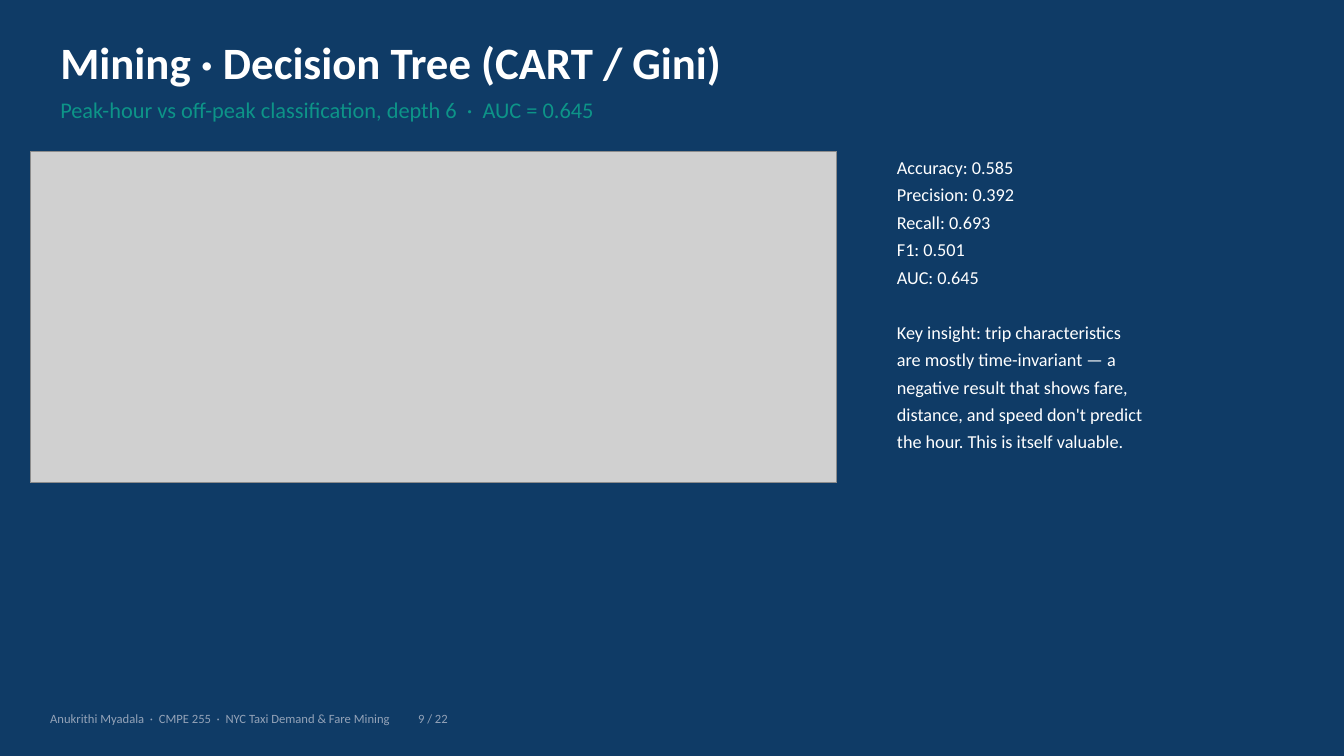
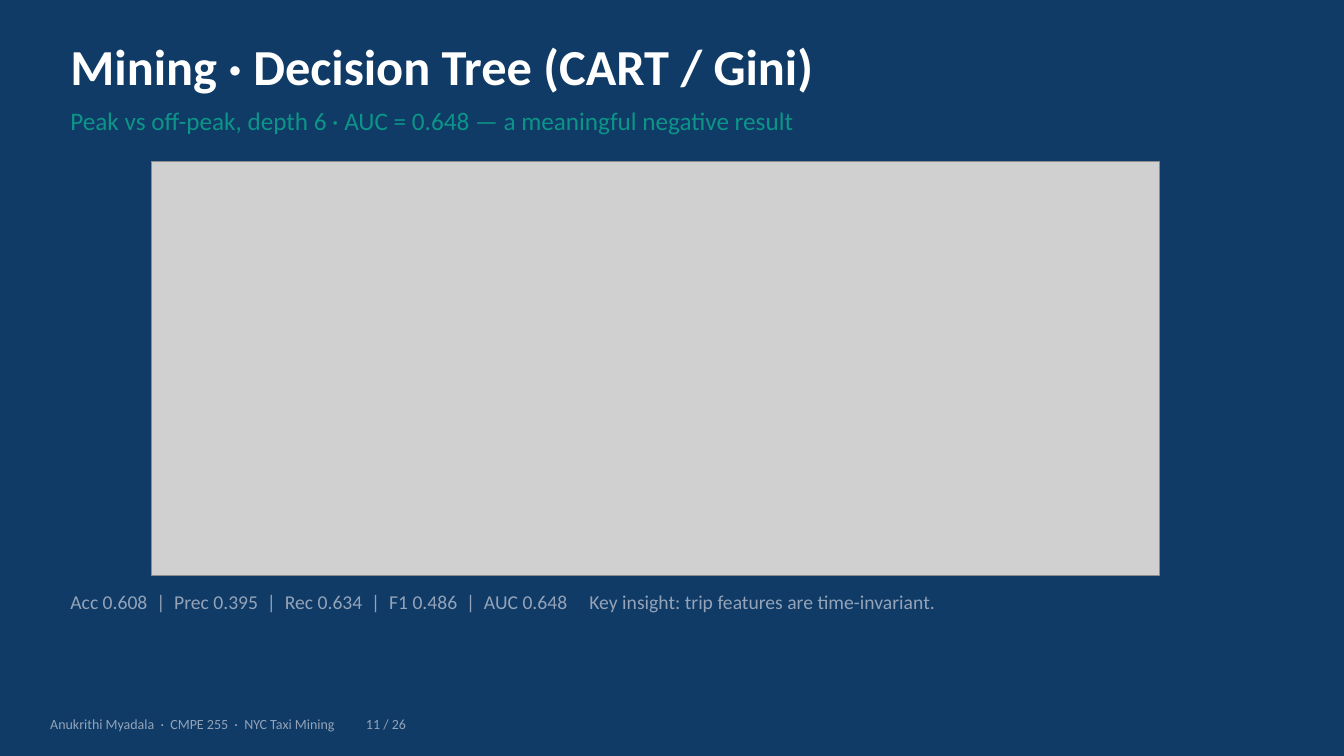
Before and after one commit to anu-myadala/255finalprojectanu, a slide deck: slide 11 of Taxi_Project_Presentation.pptx (slide 9 before the commit). Drawn at 1344x756 pixels with LibreOffice and Linux fonts; fonts in the diff are those of the drawing; grey boxes stand for pictures. Boxes give left, top, right and bottom in pixels: in the first picture for what was removed or moved away, otherwise in the second. Text is boxed around its words. In the diff, an @@ line names an element or a change of style, - is before the commit and + after.

```diff
--- a/Taxi_Project_Presentation.pptx
+++ b/Taxi_Project_Presentation.pptx
@@ text "Mining · Decision Tree (CART ...": place and size @@
-text "Mining · Decision Tree (CART ..." at box(60, 46, 720, 87)
+text "Mining · Decision Tree (CART ..." at box(70, 48, 813, 94)
@@ text "Mining · Decision Tree (CART ..." at box(70, 48, 813, 94): size 32 to 36 pt @@
@@ text at box(70, 112, 793, 134): text changed; size 16 to 18 pt @@
-Peak-hour vs off-peak classification, depth 6 · AUC = 0.645
+Peak vs off-peak, depth 6 · AUC = 0.648 — a meaningful negative result
@@ picture removed at box(30, 151, 837, 483) @@
@@ picture added at box(151, 161, 1159, 576) @@
@@ text removed at box(897, 161, 1142, 448) @@
-Accuracy: 0.585
-Precision: 0.392
-Recall: 0.693
-F1: 0.501
-AUC: 0.645
-Key insight: trip characteristics
-are mostly time-invariant — a
-negative result that shows fare,
-distance, and speed don't predict
-the hour. This is itself valuable.
@@ text added at box(70, 595, 935, 613), 14 pt, text #94A3B8 @@
+Acc 0.608 | Prec 0.395 | Rec 0.634 | F1 0.486 | AUC 0.648 Key insight: trip features are time-invariant.
@@ text at box(50, 719, 406, 732): text changed; size 9 to 10 pt @@
-Anukrithi Myadala · CMPE 255 · NYC Taxi Demand & Fare Mining 9 / 22
+Anukrithi Myadala · CMPE 255 · NYC Taxi Mining 11 / 26
```
Also in this commit, not shown: 18 other slides changed, 7 slides added, 3 slides removed, 3 other files.
